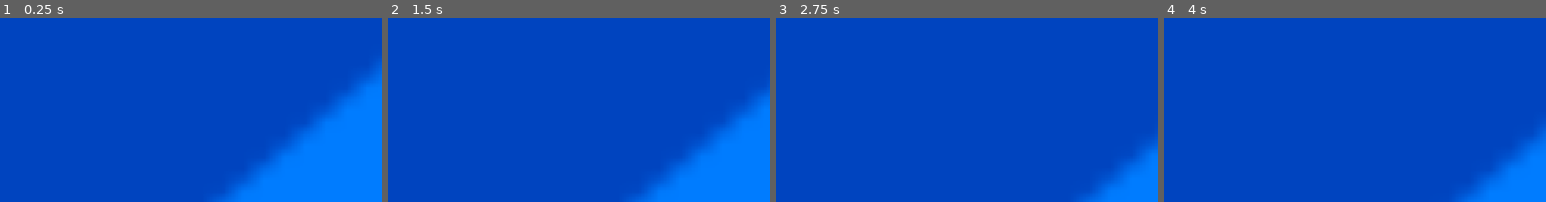
Above: before the commit, frames 1-4 (left to right).
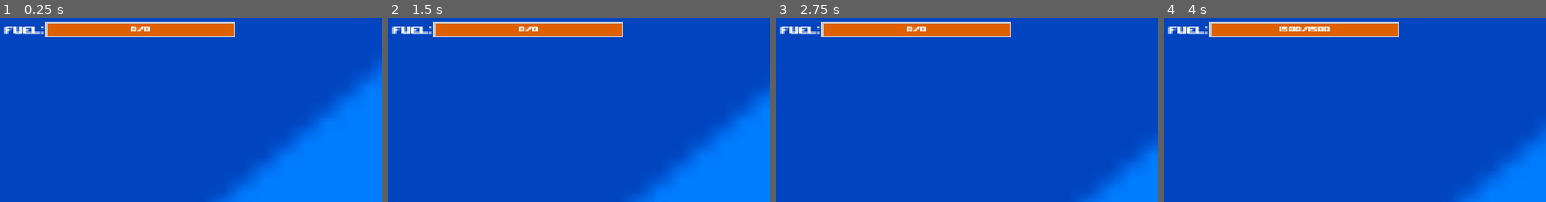
Above: after the commit, the same moments.

Repository: Luminescent-Cheese/ShipBattleBuilder
Game: Godot game, scene res://test.tscn
Same seed, same stepped clock (60 frames per second), same inputs: the game is played once before the commit and once after it. The engine's default icon, where the game draws it, is replaced by a stand-in: a white triangle on a blue panel in a dark square.
Inputs (mouse positions are % of the whole screen's width and height, from its top left):
- Up to frame 1 (0.25 s): no input
- Up to frame 2 (1.5 s): move the mouse to (72, 52) at 0.52 s; hold D (Thrust Right) 0.53-1.28 s; tap R (rotate) at 0.6 s; click (72, 52) at 0.67 s; tap Enter at 1.25 s; move the mouse to (30, 64) at 1.27 s; hold S (Thrust Backward) from 1.28 s (still down); tap 1 (test) at 1.35 s; click (30, 64) at 1.42 s
- Up to frame 3 (2.75 s): move the mouse to (60, 33) at 2.02 s; release S (Thrust Backward) at 2.03 s; hold D (Thrust Right) from 2.03 s (still down); tap 2 (test2) at 2.1 s; click (60, 33) at 2.17 s
- Up to frame 4 (4 s): move the mouse to (45, 81) at 2.77 s; release D (Thrust Right) at 2.78 s; hold S (Thrust Backward) 2.78-3.53 s; tap 3 (test3) at 2.85 s; click (45, 81) at 2.92 s; move the mouse to (80, 76) at 3.52 s; hold A (Thrust Left) from 3.53 s (still down); tap R (rotate) at 3.6 s; click (80, 76) at 3.67 s
The pictures show only the part of the screen within x 0-50%, y 0-50%; the shares and areas given below are measured in that part.

The runs differ from the first frame. In frame 1, 4.5% of the frame differs, in the area x 1-62%, y 2-11%; in frame 2, 4.5%; in frame 3, 4.5%; in frame 4, 4.5%.

Commit message:
added fuel bar
also added logic for tiles getting clicked

Diff:
--- a/fuel_tank_logic.gd
+++ b/fuel_tank_logic.gd
@@ -2,3 +2,4 @@
 
 func _ready() -> void:
 	get_parent().get_parent().fuel += 1500
+	get_parent().get_parent().fuelMax += 1500
--- a/ship.gd
+++ b/ship.gd
@@ -5,9 +5,13 @@
 @onready var Fuel = preload("res://fuel_tile.tscn")
 @onready var shipCamera = $ShipCamera
 
+#Hud Nodes
+@onready var Fuel_Label = $Hud/HudStats/Fuel/FuelBar/FuelBarLabel
+@onready var Fuel_Bar = $Hud/HudStats/Fuel/FuelBar
 @export var speed:float
 @export var current_torque: float
-@export var fuel: float
+@export var fuel: float = 0.0
+@export var fuelMax:float = 0.0
 
 var force_dir = [Vector2.ZERO]
 var force_pos = [Vector2.ZERO]
@@ -16,10 +20,14 @@
 var canPlace = true
 
 func _process(delta: float) -> void:
-	print(fuel)
+
 	#used to display that on the hud (future plan)
 	speed = linear_velocity.length()
 	current_torque = angular_velocity
+
+	Fuel_Label.text = str(int(fuel))+"/"+str(int(fuelMax))
+	Fuel_Bar.max_value = fuelMax
+	Fuel_Bar.value = fuel
 
 	#print(speed," : ",current_torque)
 	if canPlace:
@@ -83,6 +91,7 @@
 	averagePosition /= positions.size()
 	#makes it so that point becomes (0,0) locally
 	for child in get_children():
-			child.position -= averagePosition
+			if not child is CanvasLayer:
+				child.position -= averagePosition
 	#changes global position so it looks like no movement occured
 	global_position += averagePosition
--- a/ship.tscn
+++ b/ship.tscn
@@ -4,9 +4,25 @@
 [ext_resource type="Script" uid="uid://df8jd6m0wl5gi" path="res://ship_camera.gd" id="2_c3vuw"]
 [ext_resource type="Texture2D" uid="uid://dhxmcdpgiulrw" path="res://Center of gravity.png" id="2_v4325"]
 [ext_resource type="Texture2D" uid="uid://cd3oqmtqa078l" path="res://core.png" id="4_c3vuw"]
+[ext_resource type="FontFile" uid="uid://dkd71wnjyxkyj" path="res://upheavtt.ttf" id="5_78o8j"]
 
 [sub_resource type="RectangleShape2D" id="RectangleShape2D_riqys"]
 size = Vector2(128, 128)
+
+[sub_resource type="StyleBoxFlat" id="StyleBoxFlat_78o8j"]
+bg_color = Color(7.219613e-08, 0.07174174, 0.1275509, 1)
+border_width_left = 3
+border_width_top = 3
+border_width_right = 3
+border_width_bottom = 3
+expand_margin_left = 3.0
+expand_margin_top = 3.0
+expand_margin_right = 3.0
+expand_margin_bottom = 3.0
+
+[sub_resource type="StyleBoxFlat" id="StyleBoxFlat_xpsff"]
+bg_color = Color(0.8692163, 0.37501356, 3.85046e-07, 1)
+border_color = Color(0.8557532, 0.37060598, 1.732707e-06, 1)
 
 [node name="Ship" type="RigidBody2D" unique_id=1069543584]
 mass = 10.0
@@ -33,3 +49,52 @@
 
 [node name="CollisionShape2D" type="CollisionShape2D" parent="." unique_id=228976419]
 shape = SubResource("RectangleShape2D_riqys")
+
+[node name="Hud" type="CanvasLayer" parent="." unique_id=1224294211]
+
+[node name="HudStats" type="Control" parent="Hud" unique_id=2008738504]
+layout_mode = 3
+anchors_preset = 0
+offset_left = 19.0
+offset_top = 13.0
+offset_right = 420.0
+offset_bottom = 132.0
+mouse_filter = 2
+
+[node name="Fuel" type="Label" parent="Hud/HudStats" unique_id=1002162136]
+layout_mode = 0
+offset_left = -12.0
+offset_top = -12.0
+offset_right = 48.0
+offset_bottom = 20.0
+theme_override_fonts/font = ExtResource("5_78o8j")
+theme_override_font_sizes/font_size = 23
+text = "FUEL:"
+horizontal_alignment = 1
+vertical_alignment = 1
+
+[node name="FuelBar" type="ProgressBar" parent="Hud/HudStats/Fuel" unique_id=1041469745]
+layout_mode = 0
+offset_left = 65.0
+offset_top = 8.0
+offset_right = 345.0
+offset_bottom = 26.0
+theme_override_styles/background = SubResource("StyleBoxFlat_78o8j")
+theme_override_styles/fill = SubResource("StyleBoxFlat_xpsff")
+show_percentage = false
+
+[node name="FuelBarLabel" type="Label" parent="Hud/HudStats/Fuel/FuelBar" unique_id=851280820]
+layout_mode = 1
+anchors_preset = 15
+anchor_right = 1.0
+anchor_bottom = 1.0
+grow_horizontal = 2
+grow_vertical = 2
+theme_override_fonts/font = ExtResource("5_78o8j")
+horizontal_alignment = 1
+
+[node name="Part Details" type="Control" parent="Hud" unique_id=37884546]
+layout_mode = 3
+anchors_preset = 0
+offset_right = 40.0
+offset_bottom = 40.0
--- a/ship_part.gd
+++ b/ship_part.gd
@@ -2,6 +2,7 @@
 
 var TILE_WIDTH
 @onready var placeable = true
+@onready var clickable = false
 @onready var overlap = false
 @onready var tileSprite = $BaseShipSprite
 
@@ -44,3 +45,13 @@
 	if placeable:
 		overlap = false
 		tileSprite.self_modulate = Color(0.0, 1.0, 0.376, 1.0)
+
+#checks if its been clicked
+func _on_check_if_valid_input_event(viewport: Node, event: InputEvent, shape_idx: int) -> void:
+	if event is InputEventMouseButton and event.pressed:
+		if event.button_index == MOUSE_BUTTON_LEFT:
+			if clickable:
+				print(self)
+			else:
+				clickable = true
+	#makes sure that it isn't opened when first spawned in
--- a/ship_part.tscn
+++ b/ship_part.tscn
@@ -21,3 +21,4 @@
 
 [connection signal="body_entered" from="CheckIfValid" to="." method="_on_check_if_valid_body_entered"]
 [connection signal="body_exited" from="CheckIfValid" to="." method="_on_check_if_valid_body_exited"]
+[connection signal="input_event" from="CheckIfValid" to="." method="_on_check_if_valid_input_event"]
Binary file added: upheavtt.ttf
Not shown, added: upheavtt.ttf.import
